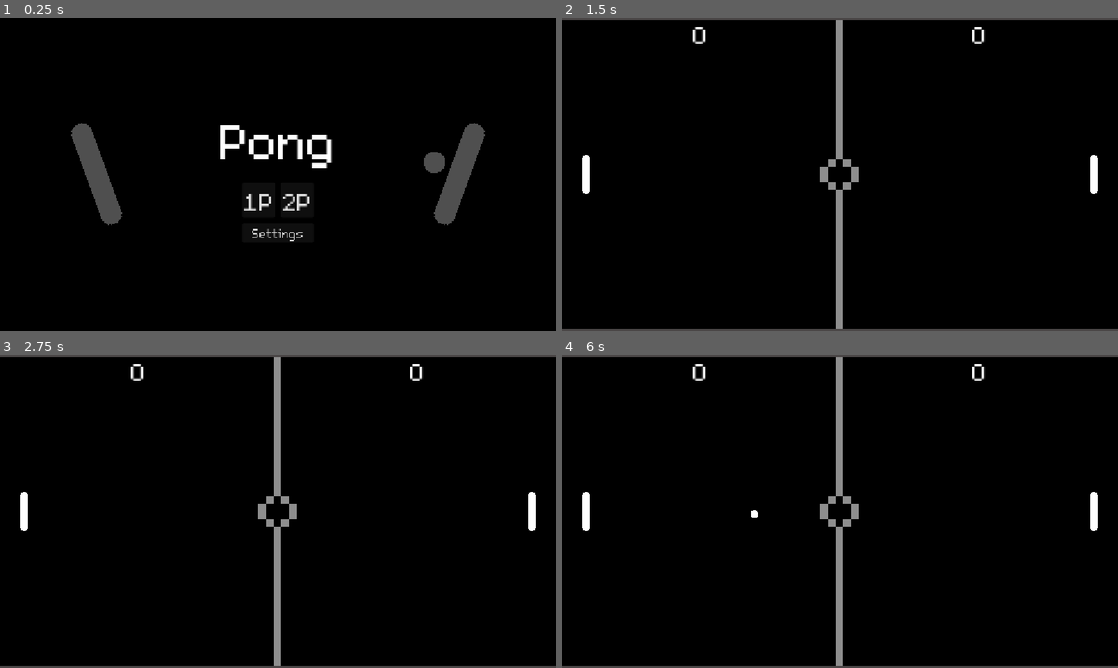
Above: before the commit, frames 1-4 (two rows, left to right).
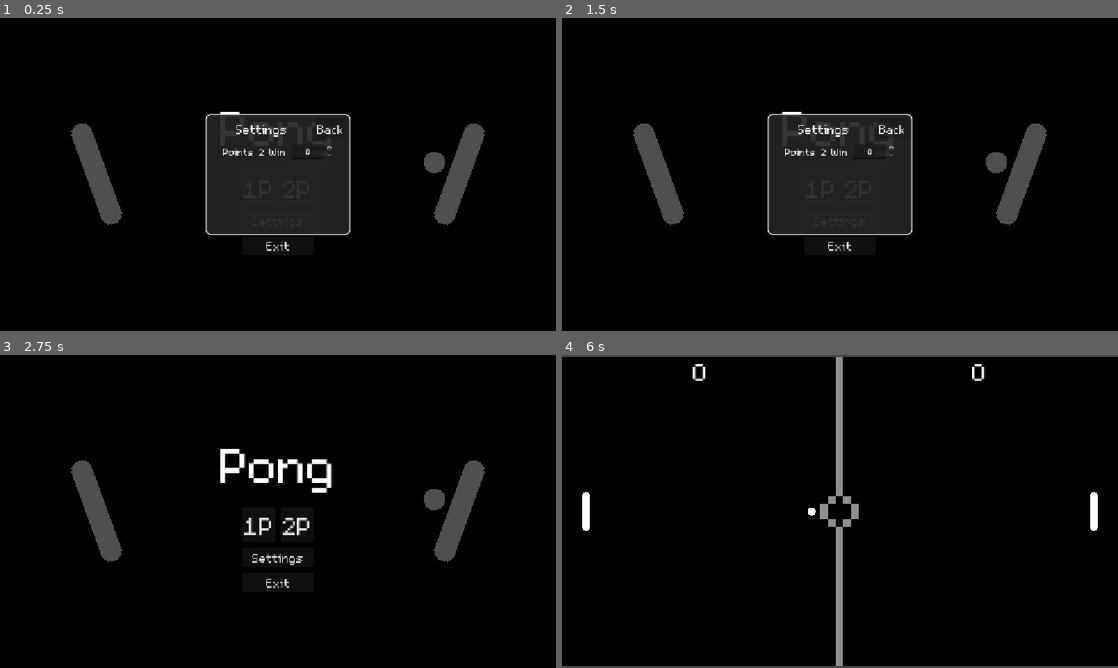
Above: after the commit, the same moments.

Repository: tfranke0814/pong
Game: Godot game, scene res://scenes/main_menu.tscn
Same seed, same stepped clock (60 frames per second), same inputs: the game is played once before the commit and once after it.
Inputs (mouse positions are in pixels of both pictures, inside the frame that each line leads up to):
- Up to frame 1 (0.25 s): no input
- Up to frame 2 (1.5 s): click "2P" at 0.5 s; click (840, 221) at 1.25 s, where only the run after the commit has a clickable "Settings"
- Up to frame 3 (2.75 s): click (328, 464) at 2 s, where only the run after the commit has a clickable "Back"
- Up to frame 4 (6 s): click (823, 524) at 2.75 s, where only the run after the commit has a clickable "1P"; tap Enter at 3.5 s

The runs differ from the first frame. In frame 1, 9.0% of the frame differs, in the area x 36-64%, y 30-75%; in frame 2, 15%, in the area x 0-100%, y 0-100%; in frame 3, 7.1%; in frame 4, less than 0.1%.

Commit message:
feat: popup modal for settings (needs logic)

Diff:
--- a/project.godot
+++ b/project.godot
@@ -17,7 +17,8 @@
 
 [autoload]
 
-GameManager="*res://scenes/game_manager.tscn"
+OptionsManager="*res://scripts/autoload/options_manager.gd"
+GameManager="*res://scripts/autoload/game_manager.gd"
 
 [display]
 
--- a/scenes/game_manager.tscn
+++ b/scenes/game_manager.tscn
@@ -1,6 +1,6 @@
 [gd_scene load_steps=2 format=3 uid="uid://dn76emtcyx2ki"]
 
-[ext_resource type="Script" uid="uid://dnhvuvepxpj51" path="res://scripts/game_manager.gd" id="1_hwd4i"]
+[ext_resource type="Script" uid="uid://dnhvuvepxpj51" path="res://scripts/autoload/game_manager.gd" id="1_hwd4i"]
 
 [node name="GameManager" type="Node2D"]
 script = ExtResource("1_hwd4i")
--- a/scenes/main_menu.tscn
+++ b/scenes/main_menu.tscn
@@ -1,10 +1,11 @@
-[gd_scene load_steps=8 format=4 uid="uid://bi08mwvmdg0ff"]
+[gd_scene load_steps=10 format=4 uid="uid://bi08mwvmdg0ff"]
 
 [ext_resource type="Script" uid="uid://boh04jopq1q4d" path="res://scripts/main_menu.gd" id="1_l6cm7"]
 [ext_resource type="FontFile" uid="uid://dcrs5fdgweq10" path="res://assets/fonts/m5x7.ttf" id="2_ekxnf"]
 [ext_resource type="Texture2D" uid="uid://ccyx78fo3ln1o" path="res://assets/sprites/pong-tilesheet.png" id="2_wu84c"]
 [ext_resource type="PackedScene" uid="uid://bkgsgplmdrdk4" path="res://scenes/ball.tscn" id="3_8ln24"]
 [ext_resource type="PackedScene" uid="uid://d1vbxtp868wdk" path="res://scenes/player_paddle.tscn" id="5_8ln24"]
+[ext_resource type="Script" uid="uid://btb050p5vhv2f" path="res://scripts/settings.gd" id="6_rtw2f"]
 
 [sub_resource type="TileSetAtlasSource" id="TileSetAtlasSource_bqqt6"]
 texture = ExtResource("2_wu84c")
@@ -15,7 +16,24 @@
 [sub_resource type="TileSet" id="TileSet_wu84c"]
 sources/0 = SubResource("TileSetAtlasSource_bqqt6")
 
-[node name="Main Menu" type="Control"]
+[sub_resource type="StyleBoxFlat" id="StyleBoxFlat_8ln24"]
+content_margin_left = 10.0
+content_margin_top = 10.0
+content_margin_right = 10.0
+content_margin_bottom = 10.0
+bg_color = Color(0.14117648, 0.14117648, 0.14117648, 0.92156863)
+border_width_left = 3
+border_width_top = 3
+border_width_right = 3
+border_width_bottom = 3
+border_color = Color(1, 1, 1, 1)
+border_blend = true
+corner_radius_top_left = 10
+corner_radius_top_right = 10
+corner_radius_bottom_right = 10
+corner_radius_bottom_left = 10
+
+[node name="MainMenu" type="Control"]
 layout_mode = 3
 anchors_preset = 15
 anchor_right = 1.0
@@ -87,26 +105,97 @@
 size_flags_vertical = 4
 theme_override_constants/separation = 12
 
-[node name="Button1P" type="Button" parent="VBoxContainer2/VBoxContainer/HBoxContainer"]
+[node name="P1Button" type="Button" parent="VBoxContainer2/VBoxContainer/HBoxContainer"]
 layout_mode = 2
 size_flags_horizontal = 6
 theme_override_fonts/font = ExtResource("2_ekxnf")
 theme_override_font_sizes/font_size = 80
 text = "1P"
 
-[node name="Button2P" type="Button" parent="VBoxContainer2/VBoxContainer/HBoxContainer"]
+[node name="P2Button" type="Button" parent="VBoxContainer2/VBoxContainer/HBoxContainer"]
 layout_mode = 2
 size_flags_horizontal = 6
 theme_override_fonts/font = ExtResource("2_ekxnf")
 theme_override_font_sizes/font_size = 80
 text = "2P"
 
-[node name="ButtonSettings" type="Button" parent="VBoxContainer2/VBoxContainer"]
+[node name="SettingsButton" type="Button" parent="VBoxContainer2/VBoxContainer"]
 layout_mode = 2
 size_flags_vertical = 8
 theme_override_fonts/font = ExtResource("2_ekxnf")
 theme_override_font_sizes/font_size = 40
 text = "Settings"
 
-[connection signal="pressed" from="VBoxContainer2/VBoxContainer/HBoxContainer/Button1P" to="." method="_on_button_1p_pressed"]
-[connection signal="pressed" from="VBoxContainer2/VBoxContainer/HBoxContainer/Button2P" to="." method="_on_button_2p_pressed"]
+[node name="ExitButton" type="Button" parent="VBoxContainer2/VBoxContainer"]
+layout_mode = 2
+size_flags_vertical = 8
+theme_override_fonts/font = ExtResource("2_ekxnf")
+theme_override_font_sizes/font_size = 40
+text = "Exit"
+
+[node name="Settings" type="Control" parent="."]
+anchors_preset = 0
+offset_right = 40.0
+offset_bottom = 40.0
+script = ExtResource("6_rtw2f")
+
+[node name="CanvasLayer" type="CanvasLayer" parent="Settings"]
+
+[node name="PanelContainer" type="PanelContainer" parent="Settings/CanvasLayer"]
+custom_minimum_size = Vector2(300, 250)
+anchors_preset = 8
+anchor_left = 0.5
+anchor_top = 0.5
+anchor_right = 0.5
+anchor_bottom = 0.5
+offset_left = -20.0
+offset_top = -20.0
+offset_right = 20.0
+offset_bottom = 20.0
+grow_horizontal = 2
+grow_vertical = 2
+theme_override_styles/panel = SubResource("StyleBoxFlat_8ln24")
+
+[node name="VBoxContainer" type="VBoxContainer" parent="Settings/CanvasLayer/PanelContainer"]
+layout_mode = 2
+theme_override_constants/separation = 12
+
+[node name="Header" type="HBoxContainer" parent="Settings/CanvasLayer/PanelContainer/VBoxContainer"]
+layout_mode = 2
+
+[node name="SettingsLabel" type="Label" parent="Settings/CanvasLayer/PanelContainer/VBoxContainer/Header"]
+layout_mode = 2
+size_flags_horizontal = 3
+theme_override_fonts/font = ExtResource("2_ekxnf")
+theme_override_font_sizes/font_size = 40
+text = "Settings"
+horizontal_alignment = 1
+
+[node name="BackButton" type="Button" parent="Settings/CanvasLayer/PanelContainer/VBoxContainer/Header"]
+layout_mode = 2
+size_flags_horizontal = 8
+theme_override_fonts/font = ExtResource("2_ekxnf")
+theme_override_font_sizes/font_size = 40
+text = "Back"
+
+[node name="GridContainer" type="GridContainer" parent="Settings/CanvasLayer/PanelContainer/VBoxContainer"]
+layout_mode = 2
+size_flags_horizontal = 4
+theme_override_constants/h_separation = 12
+columns = 2
+
+[node name="Label" type="Label" parent="Settings/CanvasLayer/PanelContainer/VBoxContainer/GridContainer"]
+layout_mode = 2
+theme_override_fonts/font = ExtResource("2_ekxnf")
+theme_override_font_sizes/font_size = 32
+text = "Points 2 Win"
+
+[node name="SpinBox" type="SpinBox" parent="Settings/CanvasLayer/PanelContainer/VBoxContainer/GridContainer"]
+layout_mode = 2
+alignment = 1
+
+[connection signal="pressed" from="VBoxContainer2/VBoxContainer/HBoxContainer/P1Button" to="." method="_on_p1_button_pressed"]
+[connection signal="pressed" from="VBoxContainer2/VBoxContainer/HBoxContainer/P2Button" to="." method="_on_p2_button_pressed"]
+[connection signal="pressed" from="VBoxContainer2/VBoxContainer/SettingsButton" to="." method="_on_settings_button_pressed"]
+[connection signal="pressed" from="VBoxContainer2/VBoxContainer/ExitButton" to="." method="_on_exit_button_pressed"]
+[connection signal="pressed" from="Settings/CanvasLayer/PanelContainer/VBoxContainer/Header/BackButton" to="Settings" method="_on_back_button_pressed"]
--- /dev/null
+++ b/scripts/autoload/options_manager.gd
@@ -0,0 +1,11 @@
+extends Node
+
+
+# Called when the node enters the scene tree for the first time.
+func _ready() -> void:
+	pass # Replace with function body.
+
+
+# Called every frame. 'delta' is the elapsed time since the previous frame.
+func _process(delta: float) -> void:
+	pass
--- a/scripts/main_menu.gd
+++ b/scripts/main_menu.gd
@@ -1,10 +1,17 @@
 extends Control
 
 
-func _on_button_1p_pressed() -> void:
+func _on_p1_button_pressed() -> void:
 	GameManager.ai_player = true
 	get_tree().change_scene_to_file("res://scenes/game.tscn")
 
-func _on_button_2p_pressed() -> void:
+func _on_p2_button_pressed() -> void:
 	GameManager.ai_player = false
 	get_tree().change_scene_to_file("res://scenes/game.tscn")
+
+func _on_settings_button_pressed() -> void:
+	var settings = get_node("Settings")
+	settings.get_node("CanvasLayer").visible = true
+
+func _on_exit_button_pressed() -> void:
+	get_tree().quit()
--- /dev/null
+++ b/scripts/settings.gd
@@ -0,0 +1,12 @@
+extends Control
+
+
+func _input(_event: InputEvent) -> void:
+	if Input.is_action_just_pressed("ui_cancel"):
+		close_settings()
+
+func _on_back_button_pressed() -> void:
+	close_settings()
+
+func close_settings() -> void:
+	get_node("CanvasLayer").visible = false
Renamed: scripts/game_manager.gd -> scripts/autoload/game_manager.gd
Renamed: scripts/game_manager.gd.uid -> scripts/autoload/game_manager.gd.uid
Not shown, added: scripts/autoload/options_manager.gd.uid
Not shown, added: scripts/settings.gd.uid
